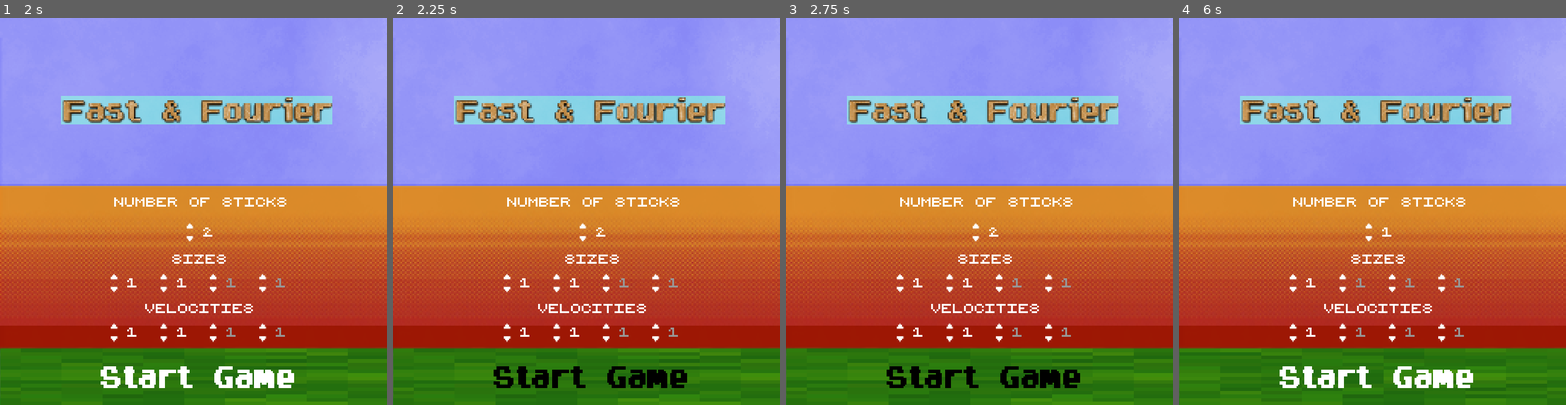
Above: before the commit, frames 1-4 (left to right).
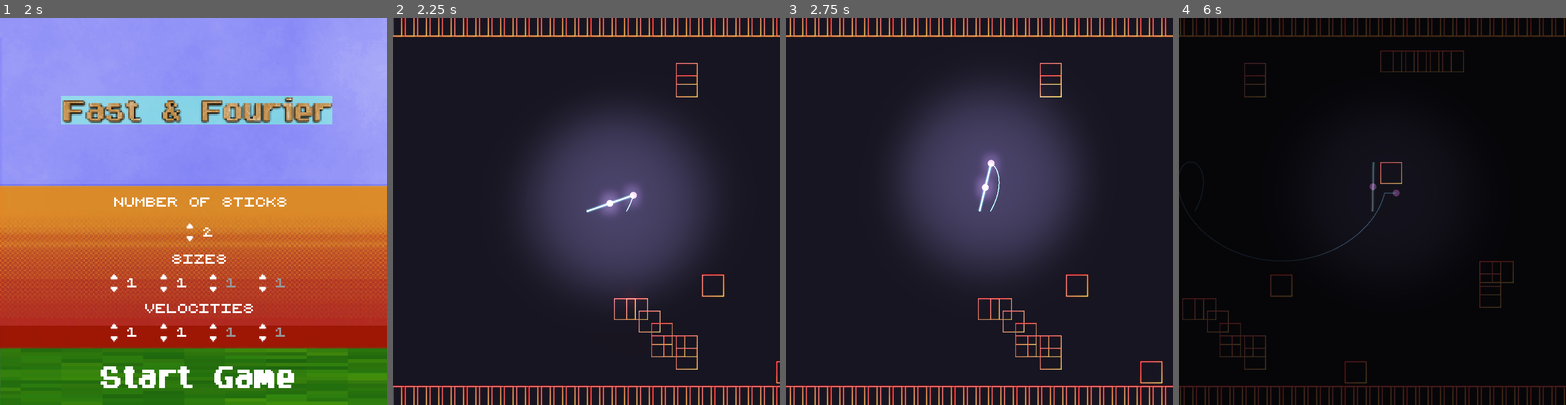
Above: after the commit, the same moments.

Repository: fyodordev/fourier-game
Game: Godot game, scene res://scenes/start_screen/titlescreen.tscn
Same seed, same stepped clock (60 frames per second), same inputs: the game is played once before the commit and once after it.
Inputs (mouse positions are in pixels of both pictures, inside the frame that each line leads up to):
- Up to frame 1 (2 s): click (189, 238) at 0.52 s; click (189, 226) at 1.27 s
- Up to frame 2 (2.25 s): click (590, 377) at 2 s
- Up to frame 3 (2.75 s): no input
- Up to frame 4 (6 s): click (1376, 377) at 2.77 s; click (1368, 238) at 3.52 s; click (1368, 226) at 4.27 s; click (1376, 377) at 5.02 s; click (1368, 238) at 5.77 s

Frame 1 is identical in both runs. In frame 2, 100% of the frame differs, in the area x 0-100%, y 0-100%; in frame 3, 100%; in frame 4, 100%.

Commit message:
Revert "Titlescreen now remebers parameters"
This reverts commit 2e5cd064527dc635804c0b9ff8c2c71a83ba146b.

Diff:
--- a/scenes/main/global.gd
+++ b/scenes/main/global.gd
@@ -1,10 +1,9 @@
 extends Node
 
-#just some values which are kept track of across scenes
-var number_of_sticks = 1
-var speeds = [1,1,1,1]
-var lengths = [1,1,1,1]
-
+#just some test values, number of sticks, speeds and lengths of sticks
+var number_of_sticks = 4
+var speeds = [1,2,6,-3]
+var lengths = [2,-1,1,3]
 #var move = true
 func _ready():
 	pass # Replace with function body.
--- a/scenes/start_screen/titlescreen.gd
+++ b/scenes/start_screen/titlescreen.gd
@@ -13,7 +13,6 @@
 		get_node("Vel/Node2D%s"%get_node("Label/number_sticks").text).boool=false
 		get_node("Siz/Node2D%s"%get_node("Label/number_sticks").text).boool=false
 		get_node("Label/number_sticks").text=str(int(get_node("Label/number_sticks").text)-1)
-		global.number_of_sticks-=1
 	pass
 func _on_number_up_pressed():
 	print(int(get_node("Label/number_sticks").text))
@@ -21,23 +20,14 @@
 		get_node("Label/number_sticks").text=str(int(get_node("Label/number_sticks").text)+1)
 		get_node("Vel/Node2D%s"%get_node("Label/number_sticks").text).boool=true
 		get_node("Siz/Node2D%s"%get_node("Label/number_sticks").text).boool=true
-		global.number_of_sticks+=1
-	print("YESS BABY")
-	pass
-func _ready():
-	for i in range(global.number_of_sticks):
-		get_node("Vel/Node2D%s"%(i+1)).boool=true
-		get_node("Siz/Node2D%s"%(i+1)).boool=true
-		get_node("Label/number_sticks").text=str(global.number_of_sticks)
-	for i in range(global.number_of_sticks):
-		get_node("Vel/Node2D%s/number_sticks"%(i+1)).text=str(global.speeds[i])
-		get_node("Siz/Node2D%s/number_sticks"%(i+1)).text=str(global.lengths[i])
 	pass
 
 func _physics_process(delta):
+	#var placeholder="Node2D%s"
+	get_node("Vel/Node2D1").boool=true
+	get_node("Siz/Node2D1").boool=true
 	get_node("Sprite/AnimationPlayer").play("grass")
-	#var placeholder="Node2D%s"
-
+	pass
 
 func _on_StartGameSprite_pressed():
 	global.number_of_sticks=int(get_node("Label/number_sticks").text)
@@ -48,4 +38,4 @@
 		global.lengths.append(int(get_node("Siz/Node2D%s/number_sticks"%i).text))
 		global.speeds.append(int(get_node("Vel/Node2D%s/number_sticks"%i).text))
 	#global.move=true
-	get_tree().change_scene("res://World.tscn")
+	get_tree().change_scene("res://scenes/main/World.tscn")
